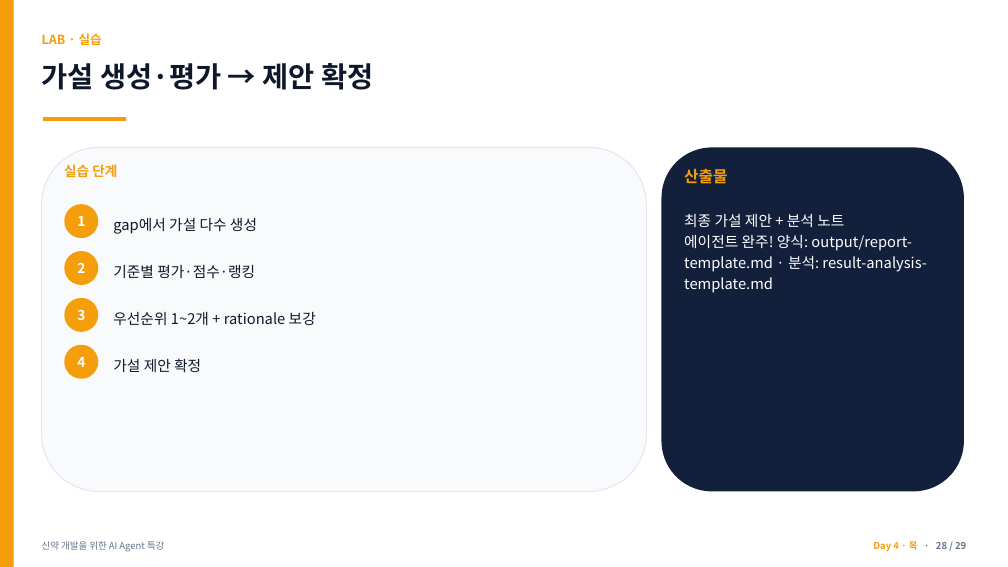
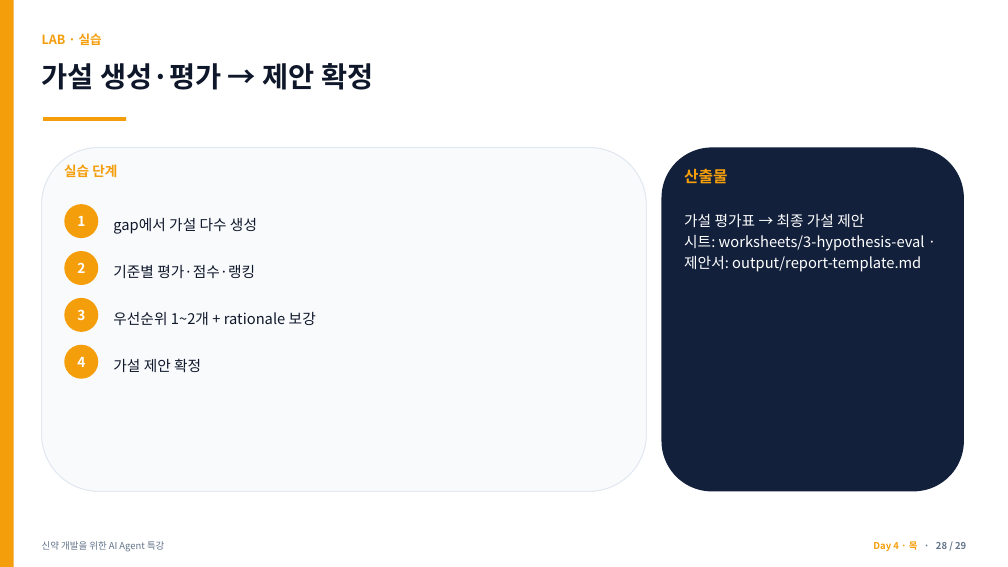
Before and after one commit to jyshin-22/wku-ai-agent-program, a slide deck: slide 28 of slides/day4.pptx. Drawn at 1008x567 pixels with LibreOffice and Linux fonts; fonts in the diff are those of the drawing. Boxes give left, top, right and bottom in pixels: in the first picture for what was removed or moved away, otherwise in the second. Text is boxed around its words. In the diff, an @@ line names an element or a change of style, - is before the commit and + after.

```diff
--- a/slides/day4.pptx
+++ b/slides/day4.pptx
@@ text at bbox=[684, 214, 925, 272]: text changed @@
-최종 가설 제안 + 분석 노트
-에이전트 완주! 양식: output/report-template.md · 분석: result-analysis-template.md
+가설 평가표 → 최종 가설 제안
+시트: worksheets/3-hypothesis-eval · 제안서: output/report-template.md
```
Also in this commit, not shown: 1 other slide changed, 10 other files.
